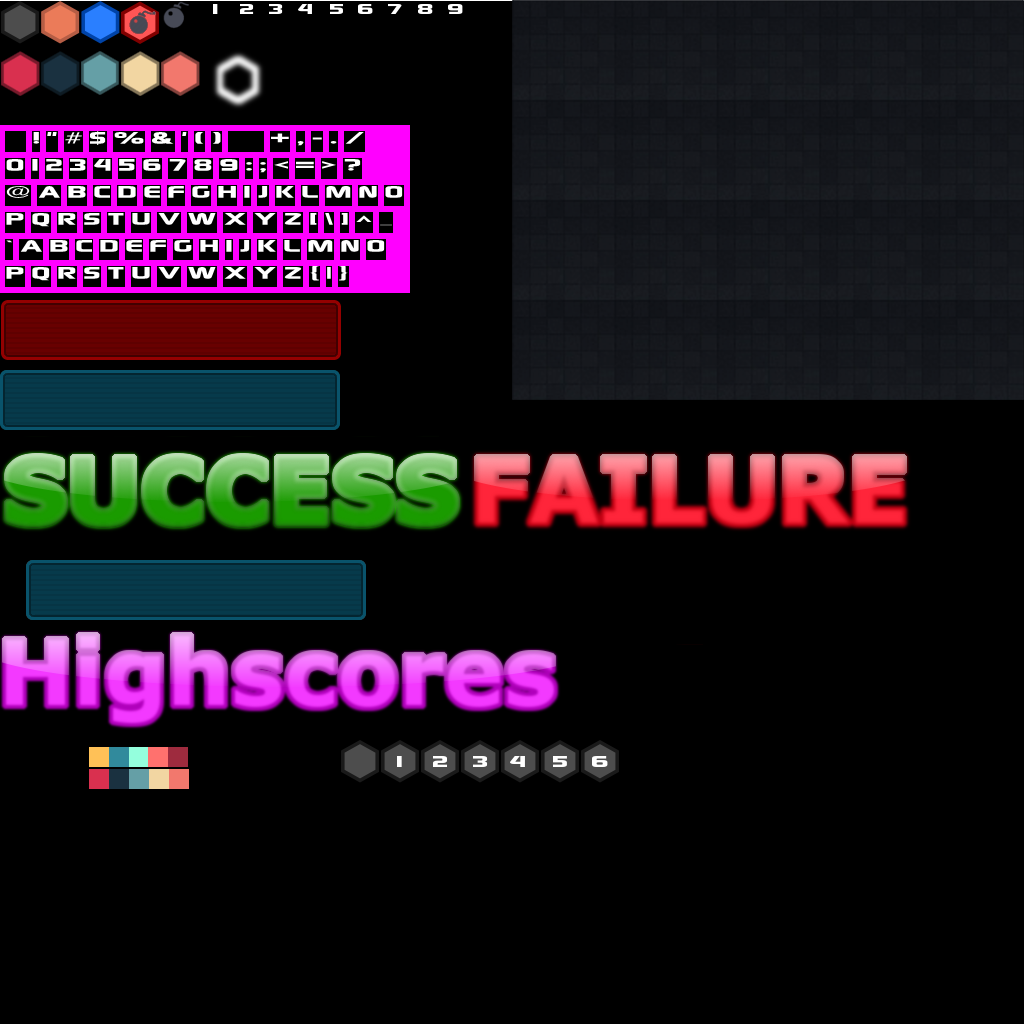
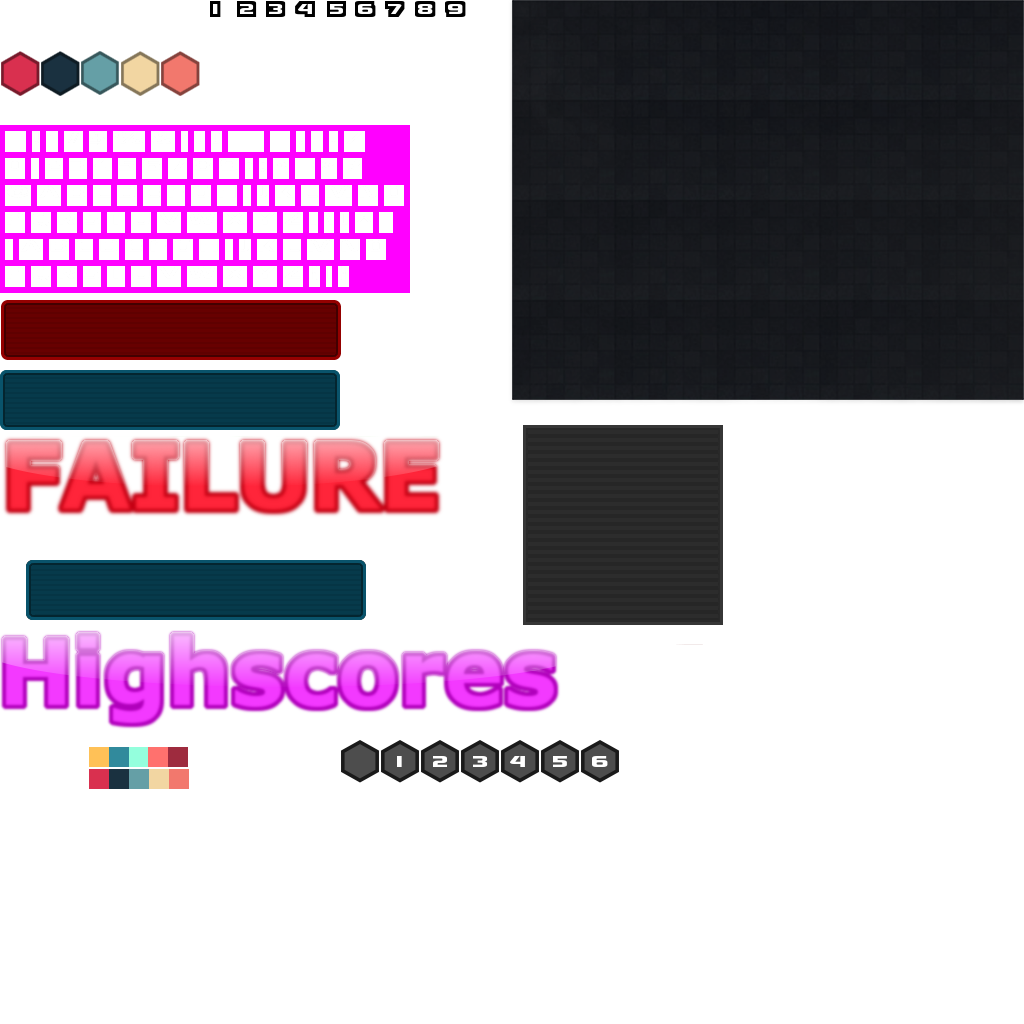
Comparing the layer stacks of the two w=1024, h=1024 images. Changes:
moved "Ebene #4" above "Ebene #8", painted on it over [163, 1, 189, 29]
added layer "Clouds #1" above "Ebene #5" over [508, 0, 1024, 406]
"Ebene #1": opacity 100% → 92%, moved it above "Ebene #7", painted on it over [0, 0, 1024, 789]
renamed "button inner lines" to "Ebene #7", opacity 8% → 100%, painted on it over [0, 0, 1024, 789]
removed layer "button inner border" (was 36%) over [3, 303, 363, 617]
removed layer "button inner background" (was 30%) over [3, 303, 363, 617]
removed layer "Ebene #19" over [0, 370, 366, 620]
removed layer "Ebene #17" over [1, 300, 366, 620]
hid "Hintergrund" over [0, 1, 1024, 1024]
